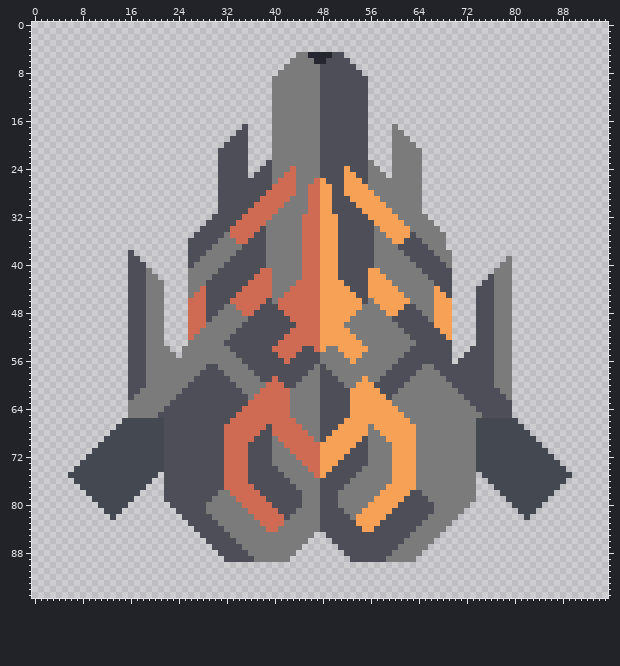
A sprite sheet gets an edit: sprites/blocks/turrets/flare-turret.png. The first picture shows the starting point.
The file is 96x96 pixels.
After:
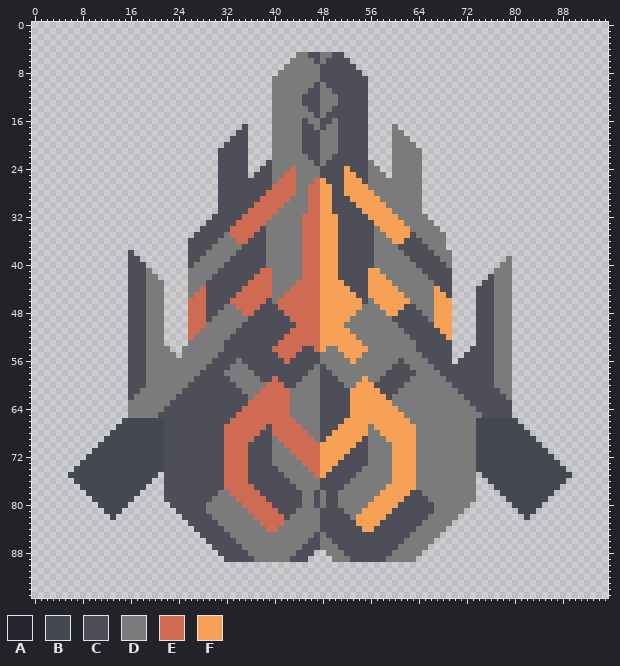
Palette (. is transparent): A #25262f  B #434851  C #4d4e58  D #7b7b7b  E #d06b53  F #f6a155
The edit:
{"y":5,"x":46,"old":"AAAA","new":"CCDD"}
{"y":6,"x":47,"old":"AA","new":"CD"}
{"y":10,"x":47,"old":"DC","new":"CD"}
{"y":11,"x":46,"old":"DDCC","new":"CCDD"}
{"y":12,"x":45,"old":"DDDCCC","new":"CCCDDD"}
{"y":13,"x":45,"old":"DDDCCC","new":"CCCDDD"}
{"y":14,"x":46,"old":"DDCC","new":"CCDD"}
{"y":15,"x":47,"old":"DC","new":"CD"}
{"y":16,"x":45,"old":"D","new":"C"}
{"y":16,"x":50,"old":"C","new":"D"}
{"y":17,"x":45,"old":"DD","new":"CC"}
{"y":17,"x":49,"old":"CC","new":"DD"}
{"y":18,"x":45,"old":"DDDCCC","new":"CCCDDD"}
{"y":19,"x":45,"old":"DDDCCC","new":"CCCDDD"}
{"y":20,"x":45,"old":"DDDCCC","new":"CCCDDD"}
{"y":21,"x":45,"old":"DDDCCC","new":"CCCDDD"}
{"y":22,"x":46,"old":"DDCC","new":"CCDD"}
{"y":23,"x":47,"old":"DC","new":"CD"}
{"y":54,"x":32,"old":"D","new":"C"}
{"y":54,"x":63,"old":"C","new":"D"}
{"y":55,"x":31,"old":"DDD","new":"CCC"}
{"y":55,"x":62,"old":"CCC","new":"DDD"}
{"y":56,"x":30,"old":"DDDD","new":"CCCC"}
{"y":56,"x":62,"old":"CCCC","new":"DDDD"}
{"y":57,"x":31,"old":"DD","new":"CC"}
{"y":57,"x":63,"old":"CC","new":"DD"}
{"y":78,"x":47,"old":"DC","new":"CD"}
{"y":79,"x":47,"old":"DC","new":"CD"}
{"y":80,"x":47,"old":"DC","new":"CD"}
{"y":85,"x":47,"old":"..","new":"CD"}
{"y":86,"x":46,"old":"....","new":"CCDD"}
{"y":87,"x":45,"old":"......","new":"CCCDDD"}
{"y":88,"x":44,"old":"...","new":"CCC"}
{"y":88,"x":49,"old":"...","new":"DDD"}
{"y":89,"x":43,"old":"...","new":"CCC"}
{"y":89,"x":50,"old":"...","new":"DDD"}
{"label":"changed","picture_box":[302,52,338,166]}
{"label":"changed","picture_box":[212,346,236,370]}
{"label":"changed","picture_box":[404,346,428,370]}
{"label":"changed","picture_box":[314,490,326,508]}
{"label":"added","picture_box":[290,532,350,562]}
